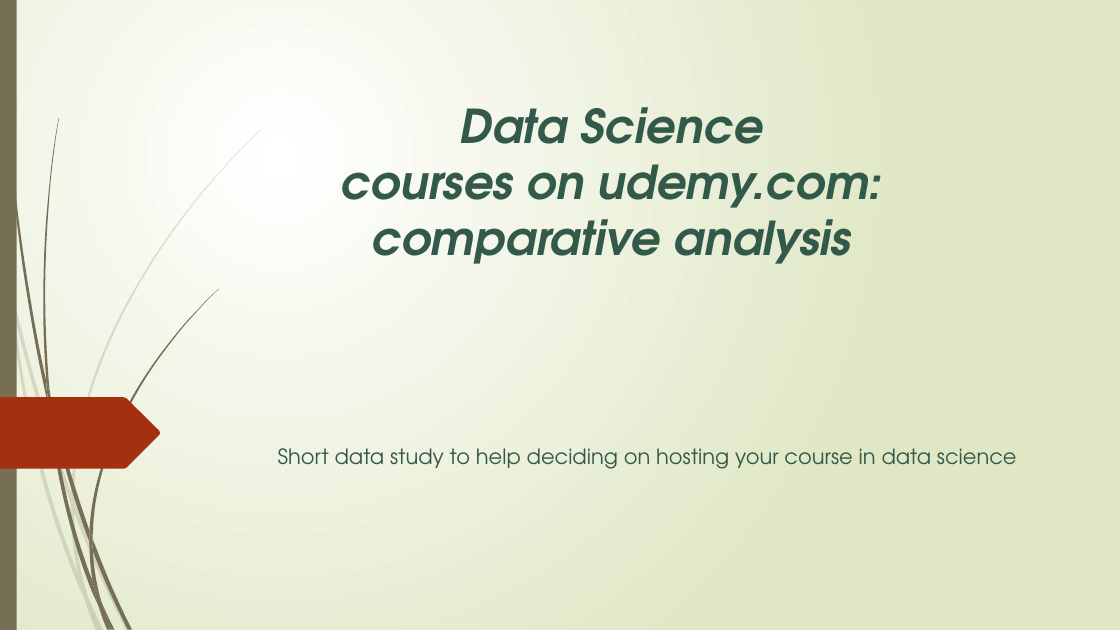
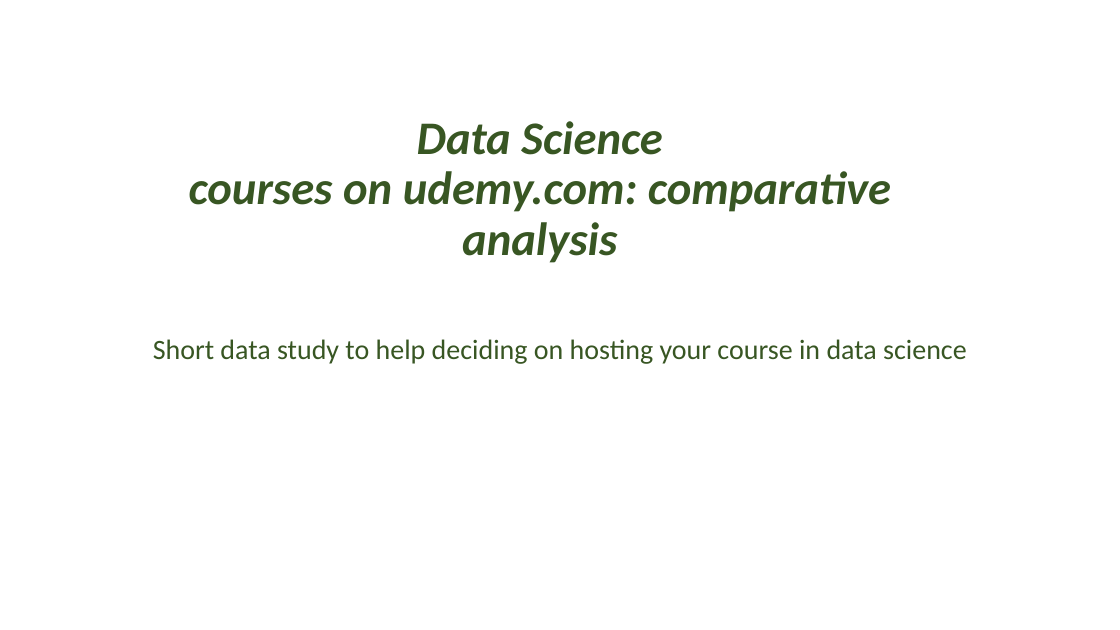
Before and after one commit to Khamanna/Udemy-Selenium, a slide deck: slide 1 of PPUdemyPresentation.pptx. Drawn at 1120x630 pixels with LibreOffice and Linux fonts; fonts in the diff are those of the drawing. Boxes give left, top, right and bottom in pixels: in the first picture for what was removed or moved away, otherwise in the second. Text is boxed around its words. In the diff, an @@ line names an element or a change of style, - is before the commit and + after.

```diff
--- a/PPUdemyPresentation.pptx
+++ b/PPUdemyPresentation.pptx
@@ background gradient #FFFFFF to #DFE8C4 to #FFFFFF @@
@@ rectangle removed at [0, 0, 17, 630] @@
@@ title "Data Science courses on udemy.com: ...": place and size @@
-title "Data Science courses on udemy.com: ..." at [341, 107, 882, 264]
+title "Data Science courses on udemy.com: ..." at [189, 121, 891, 263]
@@ title "Data Science courses on udemy.com: ..." at [189, 121, 891, 263]: font TeX Gyre Adventor to Calibri, text colour #325949 to #385723; line spacing 1 to 0.9 @@
@@ subtitle "Short data study to help ...": place and size @@
-subtitle "Short data study to help ..." at [278, 448, 1017, 469]
+subtitle "Short data study to help ..." at [153, 339, 967, 364]
@@ subtitle "Short data study to help ..." at [153, 339, 967, 364]: size 18 to 24 pt, font TeX Gyre Adventor to Calibri, text colour #325949 to #385723; line spacing 1 to 0.9 @@
@@ freeform shape removed at [0, 397, 160, 469] @@
@@ group removed at [0, 129, 262, 630]: 10 freeform shapes @@
@@ group removed at [3, 0, 218, 630]: 12 freeform shapes @@
```
Also in this commit, not shown: 11 other slides changed, 5 slides added, 5 slides removed, 1 other file.
